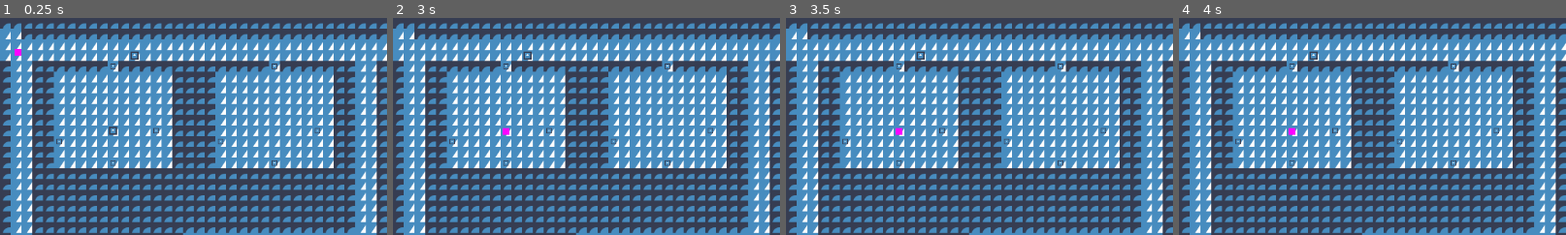
Above: before the commit, frames 1-4 (left to right).
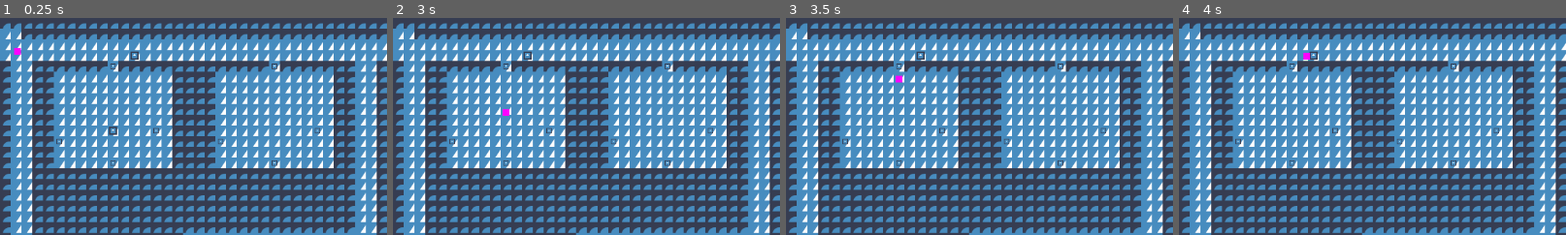
Above: after the commit, the same moments.

Repository: Nathpett/City-Navigation-Project
Game: Godot game, scene res://main.tscn
Same seed, same stepped clock (60 frames per second), same inputs: the game is played once before the commit and once after it. The engine's default icon, where the game draws it, is replaced by a stand-in: a white triangle on a blue panel in a dark square.
Inputs:
- Up to frame 1 (0.25 s): no input
- Up to frame 2 (3 s): tap Enter at 0.5, 2 s; tap Space at 1.25, 2.75 s
- Up to frame 3 (3.5 s): no input
- Up to frame 4 (4 s): tap Enter at 3.5 s
The pictures show only the part of the screen within x 0-50%, y 0-50%; the shares and areas given below are measured in that part.

The runs differ from the first frame. In frame 1, less than 0.1% of the frame differs, in the area x 3-6%, y 13-18%; in frame 2, 0.1%; in frame 3, 0.1%, in the area x 28-31%, y 26-55%; in frame 4, 0.1%.
Error before the commit: Invalid access to property or key 'global_position' on a base object of type 'previously freed'. (res://state/seek.gd:21)

Commit message:
ok state stacking seems to be working

Diff:
--- a/npc.gd
+++ b/npc.gd
@@ -27,7 +27,7 @@
 
 
 func look() -> Array: # ONLY CALL IN PHYSICS PROCESS
-	var space_state = get_world_2d().direct_space_state
+	var space_state = get_world_2d().direct_space_state # TODO THIS DOESNT FILTER
 	var true_seen = []
 	for thing in in_sight_range:
 		var query = PhysicsRayQueryParameters2D.create(Vector2(0, 0), Vector2(50, 100), 1)
--- a/state/seek.gd
+++ b/state/seek.gd
@@ -1,14 +1,15 @@
 class_name Seek
 extends State
 
-var cycle_timer: Timer # TODO just make this a part of the state class
-var cycle_freq: int = 1
+
 var target
 
+
 func enter() -> void:
+	super.enter()
+	cycle_freq = 1
 	target = parameters["target"]
-	cycle_timer = Timer.new()
-	cycle_timer.one_shot = true
+	print("ENTER SEEK %s" % [target])
 
 	state_owner.navigation_agent.connect("navigation_finished", Callable(self, "_exit_condition_met"))
 
--- a/state/state.gd
+++ b/state/state.gd
@@ -4,6 +4,9 @@
 signal exit_state
 signal state_concluded
 signal cycle_finished
+
+var cycle_timer: Timer
+var cycle_freq: int = 1
 
 var state_owner
 var push_state
@@ -20,7 +23,9 @@
 
 
 func enter() -> void:
-	pass
+	cycle_timer = Timer.new()
+	cycle_timer.one_shot = true
+	add_child(cycle_timer)
 
 
 func exit() -> void:
@@ -29,10 +34,14 @@
 
 
 func pause() -> void:
-	pass
+	print("pause %s" % [get_script()])
+	set_process(false)
+	set_physics_process(false)
 	#self.process_mode = Node.PROCESS_MODE_DISABLED
 
 
 func unpause() -> void:
-	pass
+	print("unpause %s" % [get_script()])
+	set_process(true)
+	set_physics_process(true)
 	#self.process_mode = Node.PROCESS_MODE_PAUSABLE
--- a/state/state_machine.gd
+++ b/state/state_machine.gd
@@ -8,28 +8,20 @@
 func push_state(state_name, parameters = null) -> void:
 	if state != null:
 		state.pause()
-		remove_child(state)
 		state_stack.append(state)
 	state = Node.new()
 	state.set_script(load("res://state/%s.gd" % [state_name]))
 	state.state_owner = get_parent()
 	state.push_state = Callable(self, "push_state")
-	state.connect("exit_state", Callable(self, "_state_exited"))
+	state.connect("state_concluded", Callable(self, "_on_state_concluded"))
 	add_child(state)
 	state.parameters = parameters
 	state.enter()
 
 
-func pop_state() -> void: # TODO Could be race condition if state pushed on same frame where it would have left?
+func _on_state_concluded() -> void:
 	state.exit()
-	state.queue_free()
 	if len(state_stack) == 0:
 		return
-	var prev_state = state_stack.pop_back()
-	add_child(prev_state)
-	prev_state.unpause()
-
-
-func _state_exited() -> void:
 	state = state_stack.pop_back()
 	state.unpause()
--- a/state/wander.gd
+++ b/state/wander.gd
@@ -1,34 +1,27 @@
 class_name WanderState
 extends State
 
-var look_timer: Timer
-var look_freq: int = 1
 var target_building
+var stops: Array
 
 func enter() -> void:
-	look_timer = Timer.new()
-	add_child(look_timer)
-	look_timer.start(look_freq)
-	look_timer.one_shot = true
+	super.enter()
+	stops = []
 
-	cycle()
+# TODO Why does it wait for a moment at stops?
+func _physics_process(delta):
+	if !cycle_timer.is_stopped():
+		return
+
+	cycle_timer.start(cycle_freq)
+
+	if stops.size() == 0:
+		populate_stops()
+
+	if state_owner.navigation_agent.is_navigation_finished():
+		state_owner.set_target(stops.pop_back())
 
 
-func cycle() -> void: # TODO REWRITE SO ALL LOGIC IS IN PROCESS
-	target_building = state_owner.city.random_building()
-	state_owner.set_target(target_building.get_node("Enterance").global_position)
-	await state_owner.navigation_agent.navigation_finished
-	var target_goal = target_building.random_goal()
-	await state_owner.navigation_agent.navigation_finished
-	await get_tree().create_timer(3).timeout
-	emit_signal("cycle_finished")
-
-
-func _physics_process(delta):
-	if !look_timer.is_stopped():
-		return
-
-	look_timer.start(look_freq)
 	var things_seen: Array = state_owner.look()
 	if things_seen.is_empty():
 		return
@@ -37,3 +30,10 @@
 		if thing: # if thing meets search criteria TODO
 			push_state.call("seek", {"target": thing})
 			return
+
+
+func populate_stops() -> void:
+	target_building = state_owner.city.random_building()
+	stops.append(target_building.get_node("Enterance").global_position)
+	var target_goal = target_building.random_goal()
+	stops.append(target_goal.global_position)
